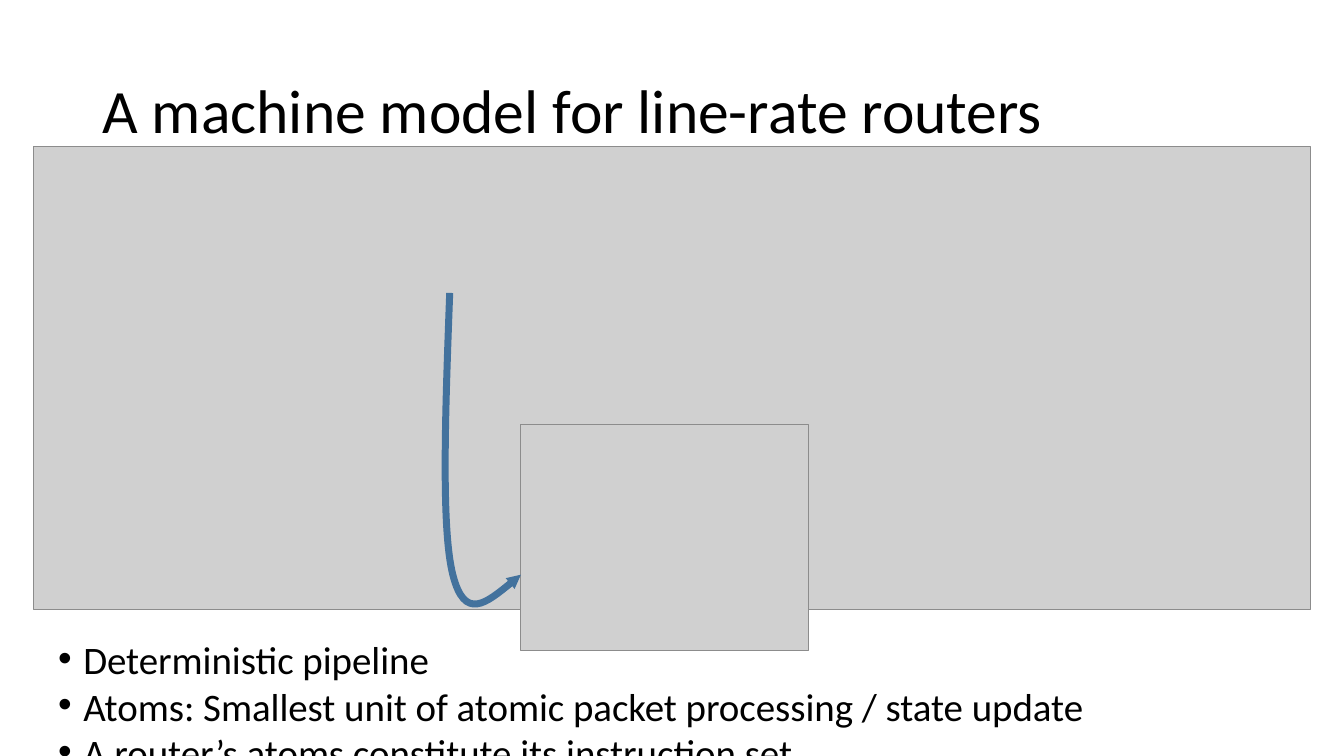
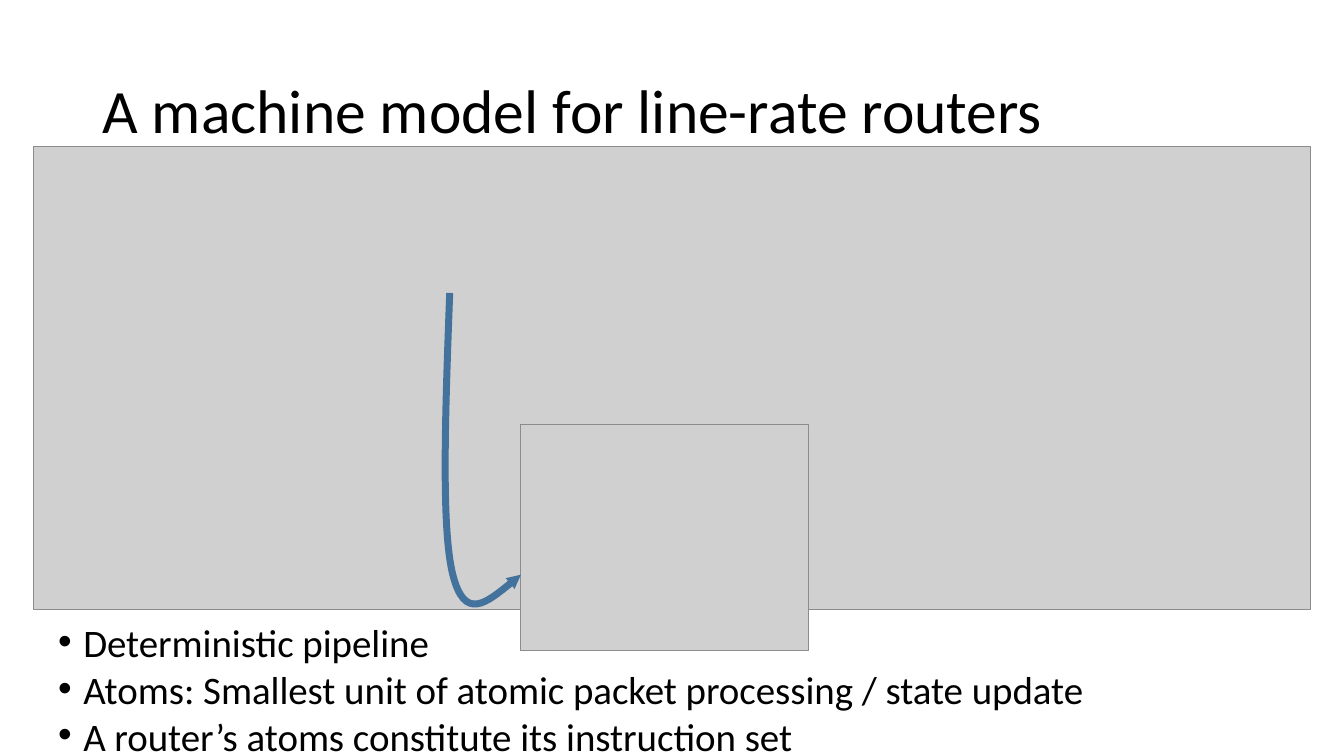
Before and after one commit to anirudhSK/pifo-domino-marple-ppts, a slide deck: slide 14 of domino_pifo.pptx. Drawn at 1344x756 pixels with LibreOffice and Linux fonts; fonts in the diff are those of the drawing; grey boxes stand for pictures. Boxes give left, top, right and bottom in pixels: in the first picture for what was removed or moved away, otherwise in the second. Text is boxed around its words. In the diff, an @@ line names an element or a change of style, - is before the commit and + after.

```diff
--- a/domino_pifo.pptx
+++ b/domino_pifo.pptx
@@ text "Deterministic pipeline" rewrapped from [83,647,1083,728] to [83,630,1083,752] @@
```
Also in this commit, not shown: 2 other slides changed.
